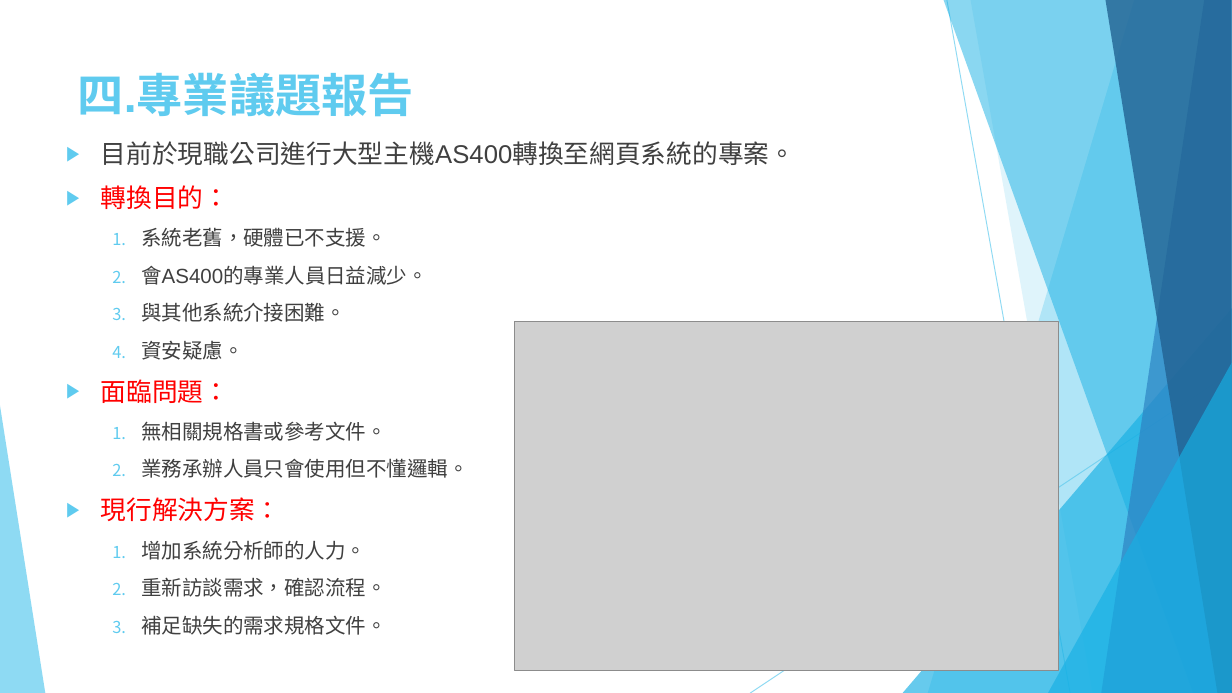
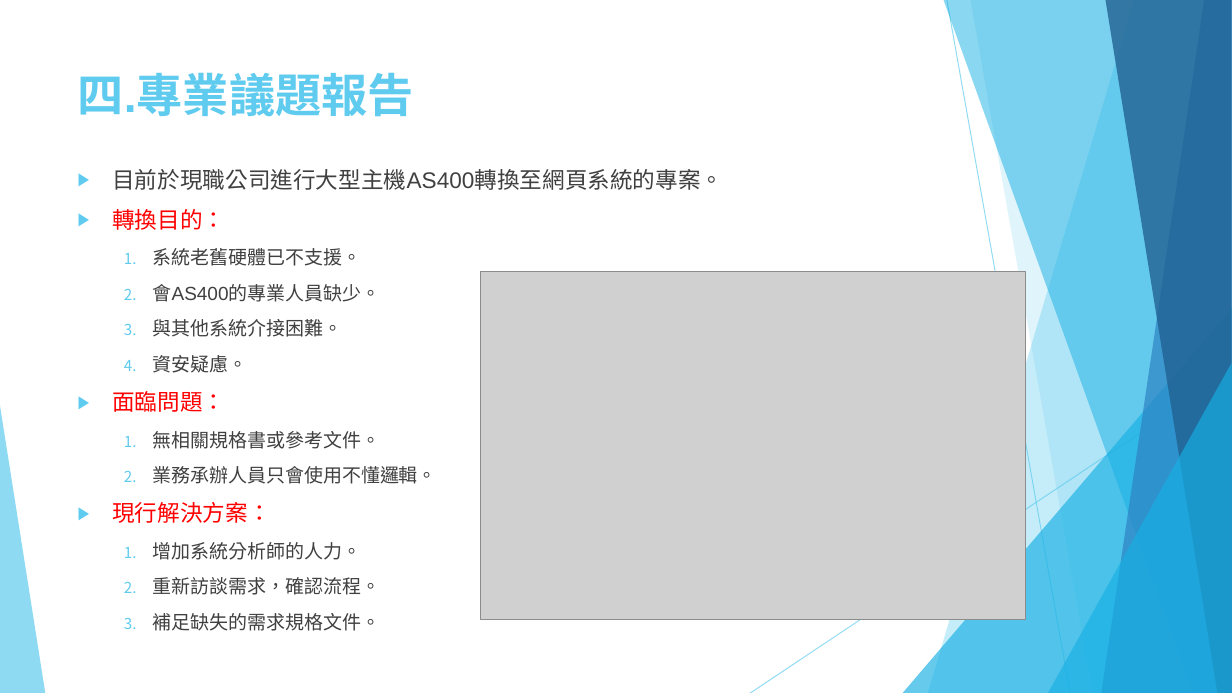
Before and after one commit to hrne/FINAL_REPORT, a slide deck: slide 6 of twu/面試/1100504_中華電信_企客分公司_涂宇欣_v2.pptx. Drawn at 1232x693 pixels with LibreOffice and Linux fonts; fonts in the diff are those of the drawing; grey boxes stand for pictures. Boxes give left, top, right and bottom in pixels: in the first picture for what was removed or moved away, otherwise in the second. Text is boxed around its words. In the diff, an @@ line names an element or a change of style, - is before the commit and + after.

```diff
--- a/twu/面試/1100504_中華電信_企客分公司_涂宇欣_v2.pptx
+++ b/twu/面試/1100504_中華電信_企客分公司_涂宇欣_v2.pptx
@@ text "目前於現職公司進行大型主機AS400轉換至網頁系統的專案。": place and size @@
-text "目前於現職公司進行大型主機AS400轉換至網頁系統的專案。" at [101, 141, 795, 635]
+text "目前於現職公司進行大型主機AS400轉換至網頁系統的專案。" at [112, 169, 723, 631]
@@ text at [112, 169, 723, 631]: size 20 to 17.6 pt in "目前於現職公司進行大型主機AS400轉換至網頁系統的專案。", "轉換目的：", "面臨問題：", "現行解決方案："; size 16 to 14.8 pt in "與其他系統介接困難。", "資安疑慮。", "無相關規格書或參考文件。", "增加系統分析師的人力。" and 2 more places; size 19 to 17.6 pt in "現行解決方案：" @@
@@ text at [153, 248, 380, 302]: text changed; size 16 to 14.8 pt @@
-  1. 系統老舊，硬體已不支援。
-  2. 會AS400的專業人員日益減少。
+  1. 系統老舊硬體已不支援。
+  2. 會AS400的專業人員缺少。
@@ picture: place and size @@
-picture at [514, 322, 1058, 670]
+picture at [481, 272, 1025, 620]
@@ text at [153, 466, 437, 484]: text changed; size 16 to 14.8 pt @@
-  2. 業務承辦人員只會使用但不懂邏輯。
+  2. 業務承辦人員只會使用不懂邏輯。
```
Also in this commit, not shown: 3 other slides changed, 3 other files.
